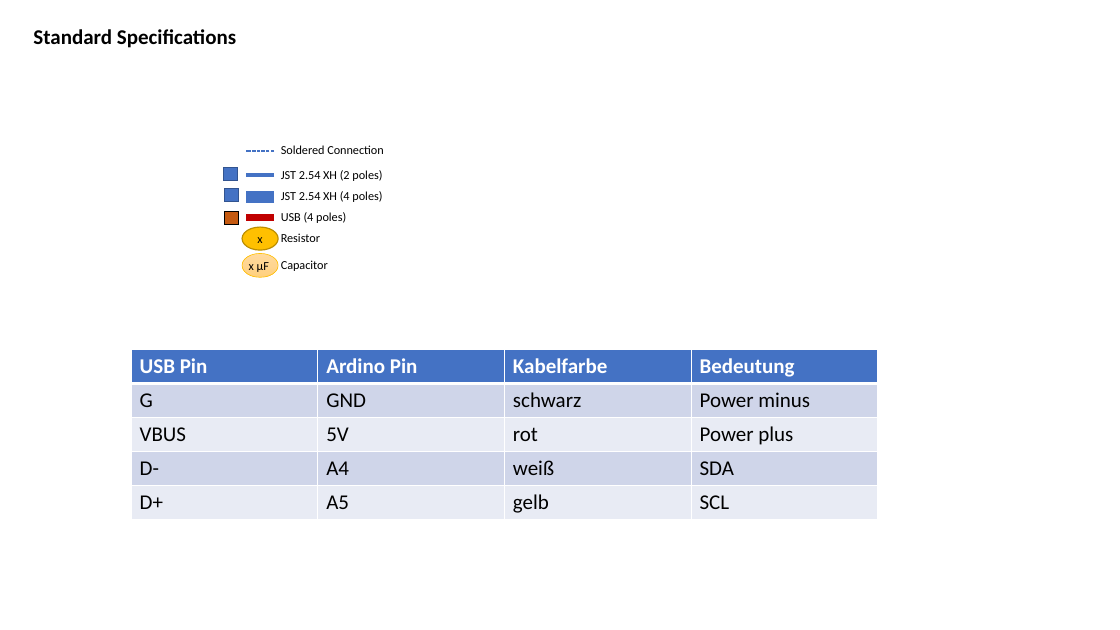
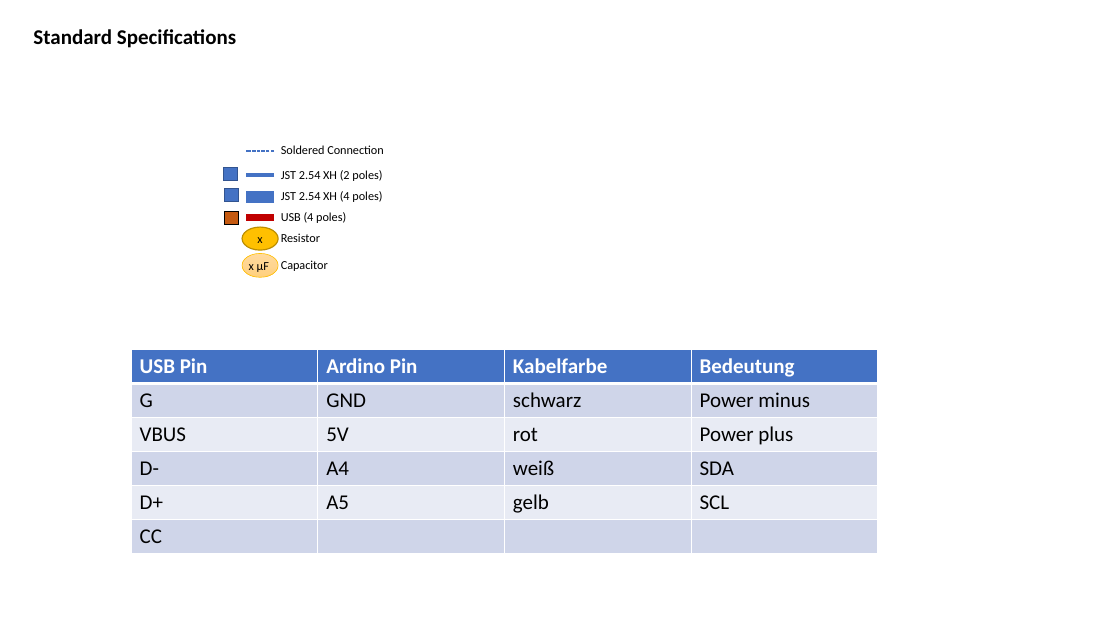
Before and after one commit to jeskes/activityboard, a slide deck: slide 3 of Activityboard.pptx. Drawn at 1120x630 pixels with LibreOffice and Linux fonts; fonts in the diff are those of the drawing. Boxes give left, top, right and bottom in pixels: in the first picture for what was removed or moved away, otherwise in the second. Text is boxed around its words. In the diff, an @@ line names an element or a change of style, - is before the commit and + after.

```diff
--- a/Activityboard.pptx
+++ b/Activityboard.pptx
@@ table at [131,350,877,554] @@
+row 6: CC |  |  | 
```
Also in this commit, not shown: 9 other slides changed, 1 slide added.
